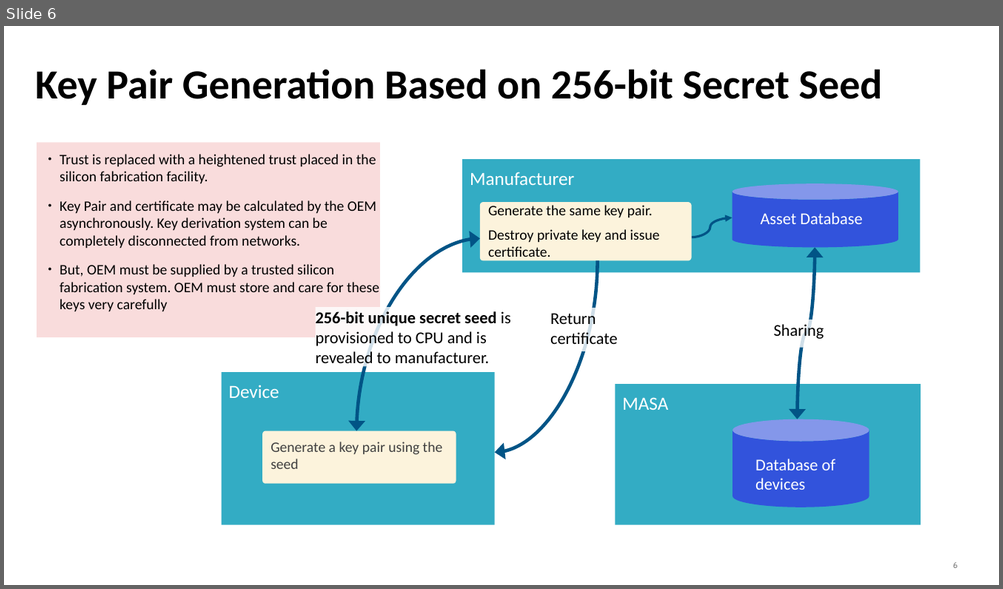
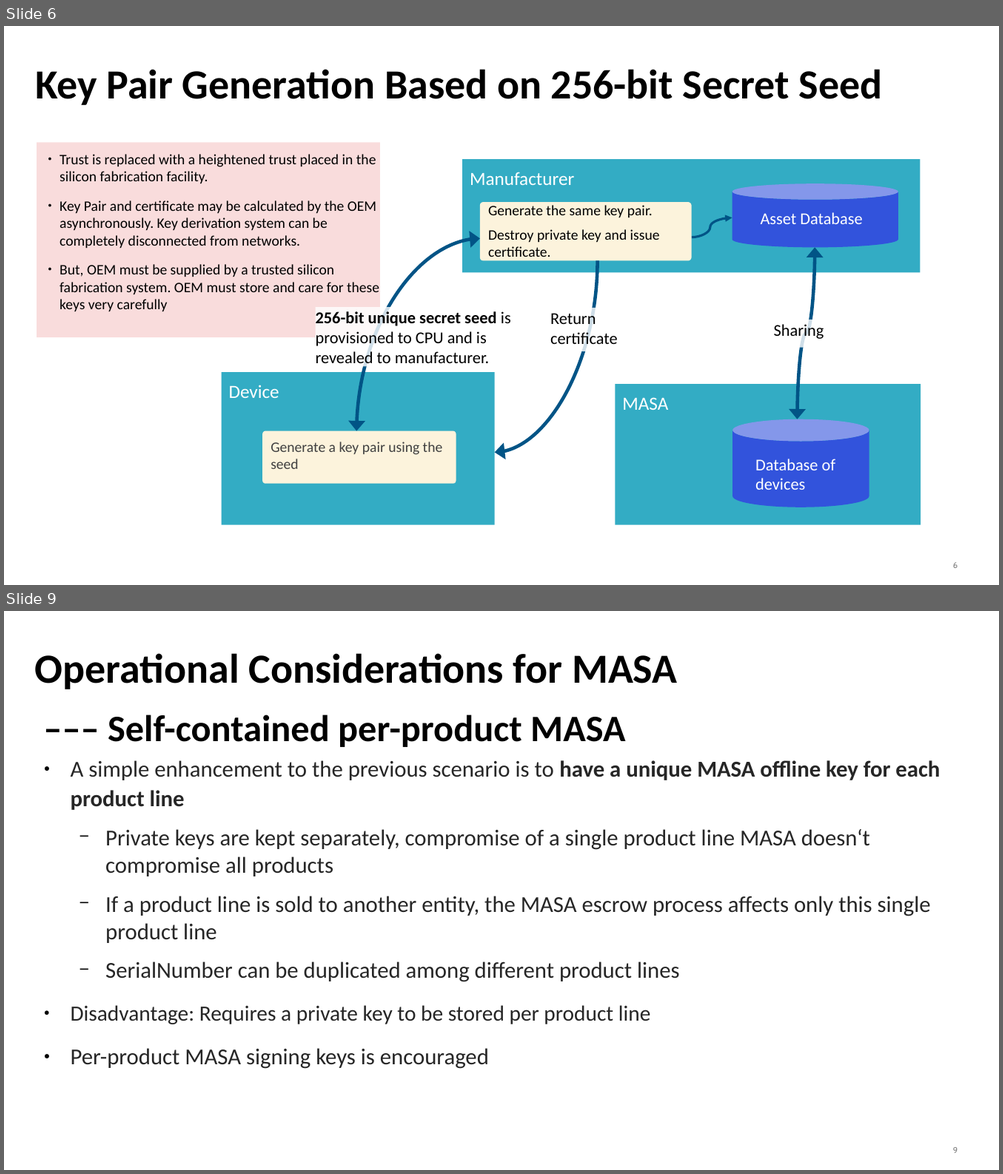
Before and after one commit to mcr/masa-operational-considerations, a slide deck: presentations/slides-anima-ietf107-masa-considerations.odp. Shown one above the other, each under a label of ours: slide 6 before the commit, slides 6 and 9 after it; the slides between them are not shown. The pictures are 1003x589 and 1003x1174 pixels, drawn with LibreOffice and Linux fonts; fonts in the diff are those of the drawing. Boxes give left, top, right and bottom in pixels: in the first picture for what was removed or moved away, otherwise in the second. Text is boxed around its words. In the diff, an @@ line names an element or a change of style, - is before the commit and + after.

```diff
--- a/presentations/slides-anima-ietf107-masa-considerations.odp
+++ b/presentations/slides-anima-ietf107-masa-considerations.odp
@@ slide 9 added at (4,611,999,1170), background #FFFFFF; not listed: 1 template element that a slide beside it also shows @@
@@ title added at (35,653,677,689), 40 pt, text #000000, bold @@
+Operational Considerations for MASA
@@ title added at (108,715,625,747), 36 pt, text #000000, bold @@
+––– Self-contained per-product MASA
@@ text added at (71,760,939,1069), 22 pt, text #262626 @@
+● A simple enhancement to the previous scenario is to have a unique MASA offline key for each product line
+  − Private keys are kept separately, compromise of a single product line MASA doesn‘t compromise all products
+  − If a product line is sold to another entity, the MASA escrow process affects only this single product line
+  − SerialNumber can be duplicated among different product lines
+● Disadvantage: Requires a private key to be stored per product line
+● Per-product MASA signing keys is encouraged
```
Also in this commit, not shown: 1 slide changed, 6 other slides added.
